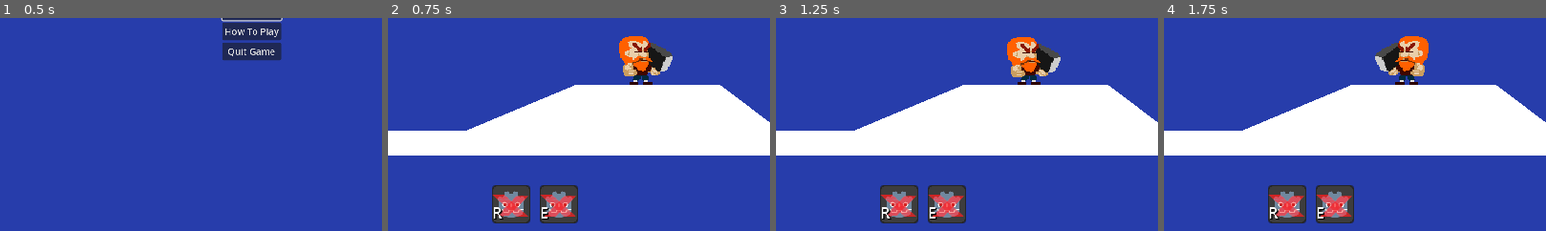
Above: before the commit, frames 1-4 (left to right).
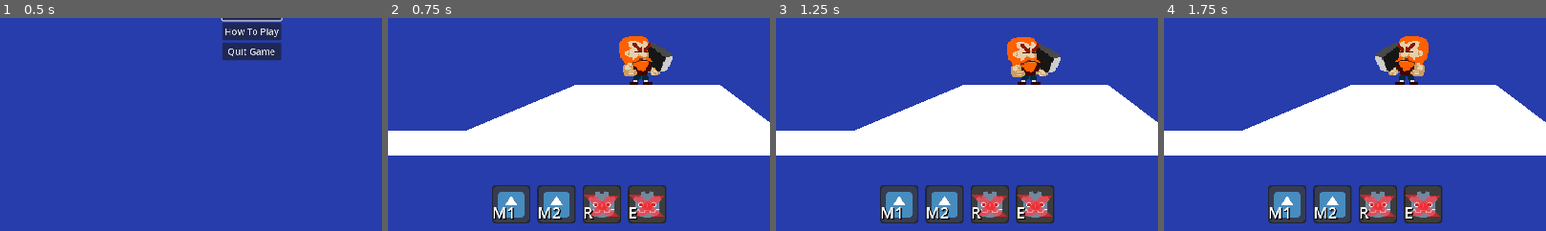
Above: after the commit, the same moments.

Repository: simonoNilssono/godot-project-thor
Game: Godot game, scene res://Scenes/main.tscn
The game is run twice, just before and just after one commit, with the same random seed, the same clock (stepped at 60 frames per second) and the same inputs. The engine's default icon, where the game draws it, is replaced by a stand-in: a white triangle on a blue panel in a dark square.
Inputs (mouse positions are % of the whole screen's width and height, from its top left):
- Up to frame 1 (0.5 s): no input
- Up to frame 2 (0.75 s): click "Play Game" at 0.5 s
- Up to frame 3 (1.25 s): no input
- Up to frame 4 (1.75 s): click (34, 89) at 1.25 s, where only the run after the commit has a clickable "M1"
The pictures show only the part of the screen within x 18-68%, y 45-95%; the shares and areas given below are measured in that part.

Frame 1 is identical in both runs. In frame 2, 5.9% of the frame differs, in the area x 27-73%, y 78-97%; in frame 3, 5.9%; in frame 4, 5.9%.

Commit message:
added hotbar for all current abilities, not actually a hotbar yet lol

Diff:
--- a/Scenes/player_ui.tscn
+++ b/Scenes/player_ui.tscn
@@ -17,16 +17,35 @@
 
 [node name="RabilityBtn" parent="." instance=ExtResource("2_yrntk")]
 layout_mode = 0
+offset_left = 76.0
+offset_right = 116.0
 disabled = true
 text = "R"
 timer = 1.0
 
 [node name="EabilityBtn" parent="." instance=ExtResource("2_yrntk")]
 layout_mode = 0
-offset_left = 40.0
-offset_right = 80.0
+offset_left = 114.0
+offset_right = 154.0
 disabled = true
 text = "E"
 timer = 1.0
 
+[node name="M1Btn" parent="." instance=ExtResource("2_yrntk")]
+layout_mode = 0
+text = "M1"
+timer = 0.35
+
+[node name="M2Btn" parent="." instance=ExtResource("2_yrntk")]
+layout_mode = 0
+offset_left = 38.0
+offset_right = 78.0
+text = "M2"
+timer = 1.0
+
+[node name="SwingTimer" type="Timer" parent="."]
+wait_time = 0.35
+one_shot = true
+
 [connection signal="timeout" from="ThrowTimer" to="." method="_on_throw_timer_timeout"]
+[connection signal="timeout" from="SwingTimer" to="." method="_on_swing_timer_timeout"]
--- a/Scripts/player_ui.gd
+++ b/Scripts/player_ui.gd
@@ -1,38 +1,52 @@
 extends Control
 
-var throwTime : float
 
 # Called when the node enters the scene tree for the first time.
 func _ready() -> void:
 	Global.hammerReturned.connect(_on_hammer_returned)
 	Global.startThrow.connect(_on_start_throw)
 	Global.hover.connect(_on_hover)
+	Global.startSwing.connect(_on_start_swing)
 
-# Hammer in air, enable buttons
+#Start swing cooldownand start button cooldown (clockwise effect)
+#Disable throw button
+func _on_start_swing():
+	$SwingTimer.start()
+	$M1Btn.startTimer()
+	$M2Btn.disabled = true
+
+# Hammer in air, enable correct buttons
 func _on_start_throw():
+	$M1Btn.disabled = true
+	$M2Btn.disabled = true
 	$RabilityBtn.disabled = false
 	$EabilityBtn.disabled = false
 
+# Hovering, disable hover btn
 func _on_hover():
 	$EabilityBtn.disabled = true
 
-# hammer returned from throw, start cooldown
+# hammer returned from throw, start throw cooldowns and enable swing btn
 func _on_hammer_returned():
 	throwCooldown()
-	#cooldown on buttons
+	$M1Btn.disabled = false
 
 
-#start cooldowns, set right texture for buttons
+#start throw cooldowns, set cooldowns for btns (clockwise effect)
 func throwCooldown():
 	$ThrowTimer.start()
+	$M2Btn.disabled = false
 	$RabilityBtn.disabled = false
 	$EabilityBtn.disabled = false
 	$RabilityBtn.startTimer()
 	$EabilityBtn.startTimer()
-	throwTime = 1.0
+	$M2Btn.startTimer()
 
-#set UI to countdown, reset after reaching 0
+#Disable abilities after throw is done
 func _on_throw_timer_timeout() -> void:
-
 	$RabilityBtn.disabled = true
 	$EabilityBtn.disabled = true
+
+#swing is done, reenable swing btn
+func _on_swing_timer_timeout() -> void:
+	$M2Btn.disabled = false
